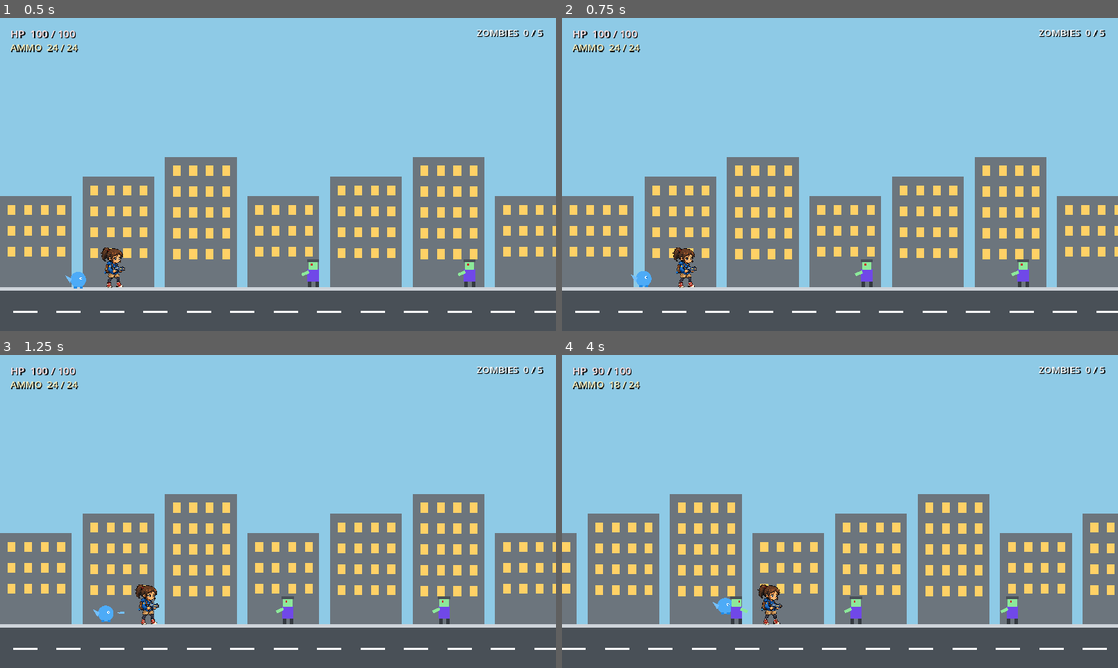
Above: before the commit, frames 1-4 (two rows, left to right).
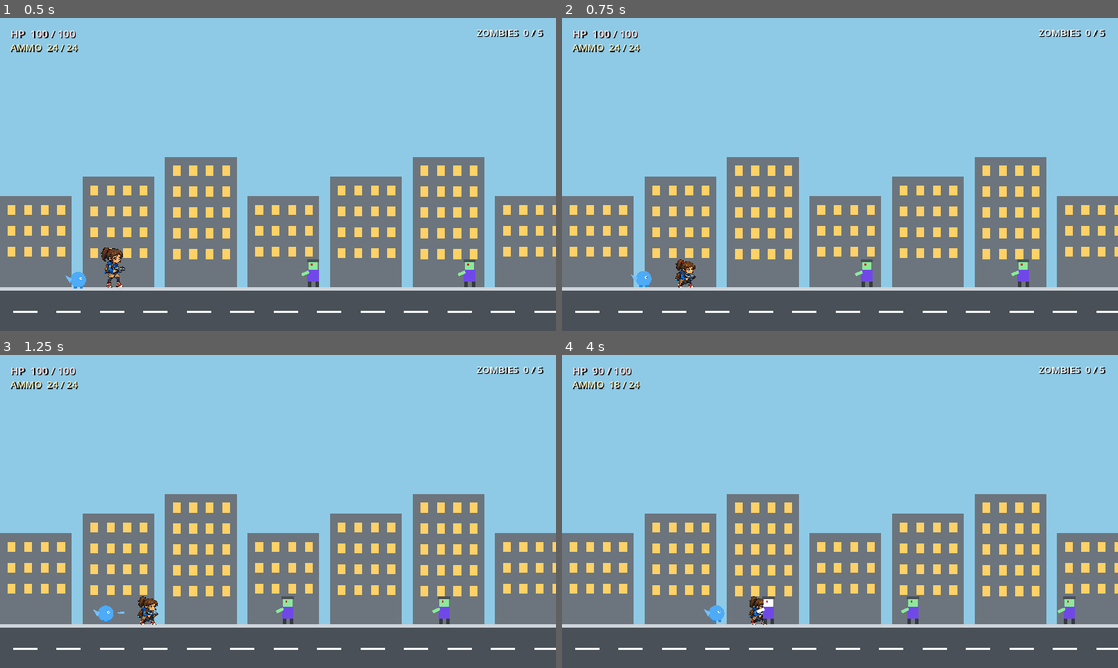
Above: after the commit, the same moments.

Repository: Fishforgithub/pets-vs-zombies
Game: Godot game, scene res://game/main/main.tscn
The game is run twice, just before and just after one commit, with the same random seed, the same clock (stepped at 60 frames per second) and the same inputs.
Inputs (mouse positions are in pixels of both pictures, inside the frame that each line leads up to):
- Up to frame 1 (0.5 s): no input
- Up to frame 2 (0.75 s): tap Enter (restart) at 0.5 s; move the mouse to (962, 158) at 0.52 s; hold D (move_right) from 0.53 s (still down); hold S (crouch) from 0.53 s (still down)
- Up to frame 3 (1.25 s): keep holding D (move_right); keep holding S (crouch); tap Space (jump) at 0.77 s
- Up to frame 4 (4 s): move the mouse to (728, 527) at 1.27 s; release S (crouch) at 1.28 s; tap S (crouch) at 1.35, 2.3, 2.85 s; tap Space (jump) at 1.52, 3.02, 3.77 s; move the mouse to (895, 442) at 2.02 s; release D (move_right) at 2.03 s; press the mouse at (895, 442) at 2.03 s; hold A (move_left) 2.03-2.78 s; move the mouse to (812, 574) at 2.77 s; release the mouse at (812, 574) at 2.78 s; hold D (move_right) from 2.78 s (still down); move the mouse to (1006, 558) at 3.52 s; hold S (crouch) from 3.53 s (still down)

Frame 1 is identical in both runs. In frame 2, 0.4% of the frame differs, in the area x 19-25%, y 73-87%; in frame 3, 0.4%; in frame 4, 22%, in the area x 0-100%, y 44-95%.

Commit message:
Add girl crouch animation and collision

Diff:
--- a/game/player/player.gd
+++ b/game/player/player.gd
@@ -22,6 +22,8 @@
 var is_dead: bool = false
 
 @onready var character_sprite: AnimatedSprite2D = $CharacterSprite
+@onready var standing_collision_shape: CollisionShape2D = $StandingCollisionShape
+@onready var crouch_collision_shape: CollisionShape2D = $CrouchCollisionShape
 
 func _ready() -> void:
 	health = max_health
@@ -39,7 +41,7 @@
 		velocity.y += gravity * delta
 
 	var axis := Input.get_axis("move_left", "move_right")
-	is_crouching = Input.is_action_pressed("crouch") and is_on_floor()
+	_update_crouch_state(Input.is_action_pressed("crouch") and is_on_floor())
 	velocity.x = axis * (move_speed * 0.45 if is_crouching else move_speed)
 
 	if Input.is_action_just_pressed("jump") and is_on_floor() and not is_crouching:
@@ -67,10 +69,32 @@
 		character_sprite.pause()
 	elif not is_on_floor():
 		character_sprite.play(&"jump" if velocity.y < 0.0 else &"fall")
-	elif is_on_floor() and absf(move_axis) > 0.05 and not is_crouching:
+	elif is_crouching:
+		character_sprite.play(&"crouch")
+	elif absf(move_axis) > 0.05:
 		character_sprite.play(&"run")
 	else:
 		character_sprite.play(&"idle")
+
+func _update_crouch_state(wants_crouch: bool) -> void:
+	if wants_crouch == is_crouching:
+		return
+	if is_crouching and not wants_crouch and not _has_standing_clearance():
+		return
+
+	is_crouching = wants_crouch
+	standing_collision_shape.disabled = is_crouching
+	crouch_collision_shape.disabled = not is_crouching
+
+func _has_standing_clearance() -> bool:
+	var query := PhysicsShapeQueryParameters2D.new()
+	query.shape = standing_collision_shape.shape
+	query.transform = standing_collision_shape.global_transform
+	query.collision_mask = collision_mask
+	query.exclude = [get_rid()]
+	query.collide_with_areas = false
+	query.collide_with_bodies = true
+	return get_world_2d().direct_space_state.intersect_shape(query, 1).is_empty()
 
 func _try_fire() -> void:
 	if fire_cooldown > 0.0:
--- a/game/player/player.tscn
+++ b/game/player/player.tscn
@@ -1,13 +1,18 @@
-[gd_scene load_steps=15 format=3]
+[gd_scene load_steps=17 format=3]
 
 [ext_resource type="Script" path="res://game/player/player.gd" id="1"]
 [ext_resource type="Texture2D" path="res://assets/characters/girl/girl_idle.png" id="2"]
 [ext_resource type="Texture2D" path="res://assets/characters/girl/girl_run_sheet.png" id="3"]
 [ext_resource type="Texture2D" path="res://assets/characters/girl/girl_air_sheet.png" id="4"]
+[ext_resource type="Texture2D" path="res://assets/characters/girl/girl_crouch.png" id="5"]
 
 [sub_resource type="CapsuleShape2D" id="1"]
 radius = 11.0
 height = 54.0
+
+[sub_resource type="CapsuleShape2D" id="11"]
+radius = 11.0
+height = 34.0
 
 [sub_resource type="AtlasTexture" id="2"]
 atlas = ExtResource("3")
@@ -43,6 +48,14 @@
 
 [sub_resource type="SpriteFrames" id="8"]
 animations = [{
+"frames": [{
+"duration": 1.0,
+"texture": ExtResource("5")
+}],
+"loop": true,
+"name": &"crouch",
+"speed": 1.0
+}, {
 "frames": [{
 "duration": 1.0,
 "texture": SubResource("10")
@@ -96,9 +109,14 @@
 collision_mask = 5
 script = ExtResource("1")
 
-[node name="CollisionShape2D" type="CollisionShape2D" parent="."]
+[node name="StandingCollisionShape" type="CollisionShape2D" parent="."]
 position = Vector2(0, -27)
 shape = SubResource("1")
+
+[node name="CrouchCollisionShape" type="CollisionShape2D" parent="."]
+position = Vector2(0, -17)
+shape = SubResource("11")
+disabled = true
 
 [node name="CharacterSprite" type="AnimatedSprite2D" parent="."]
 position = Vector2(2, -44)
--- /dev/null
+++ b/tests/player-crouch.gd
@@ -0,0 +1,83 @@
+extends SceneTree
+
+var failures: Array[String] = []
+
+func _init() -> void:
+	call_deferred("_run")
+
+func _run() -> void:
+	var packed_scene := load("res://game/player/player.tscn") as PackedScene
+	_check(packed_scene != null, "Player scene loads")
+	if packed_scene == null:
+		_finish()
+		return
+
+	var player := packed_scene.instantiate() as PlayerGirl
+	root.add_child(player)
+	await process_frame
+
+	var frames := player.character_sprite.sprite_frames
+	_check(frames.has_animation(&"crouch"), "Crouch animation exists")
+	_check(frames.get_frame_count(&"crouch") == 1, "Crouch animation has one frame")
+	var crouch_texture := frames.get_frame_texture(&"crouch", 0)
+	_check(crouch_texture != null, "Crouch texture loads")
+	if crouch_texture != null:
+		_check(crouch_texture.get_size() == Vector2(256.0, 256.0), "Crouch texture is 256x256")
+	var crouch_image := crouch_texture.get_image() if crouch_texture != null else Image.new()
+	_check(crouch_image.get_used_rect().end.y == 230, "Crouch art uses the standard feet baseline")
+
+	var standing_shape := player.standing_collision_shape.shape as CapsuleShape2D
+	var crouch_shape := player.crouch_collision_shape.shape as CapsuleShape2D
+	_check(standing_shape != null and crouch_shape != null, "Both collision shapes load")
+	if standing_shape != null and crouch_shape != null:
+		_check(crouch_shape.height < standing_shape.height, "Crouch collision is shorter")
+		_check(
+			is_equal_approx(
+				player.standing_collision_shape.position.y + standing_shape.height * 0.5,
+				player.crouch_collision_shape.position.y + crouch_shape.height * 0.5
+			),
+			"Collision shapes share a feet baseline"
+		)
+
+	player._update_crouch_state(true)
+	_check(player.is_crouching, "Player enters crouch")
+	_check(player.standing_collision_shape.disabled, "Standing collision disables while crouched")
+	_check(not player.crouch_collision_shape.disabled, "Crouch collision enables while crouched")
+
+	var ceiling := StaticBody2D.new()
+	var ceiling_collision := CollisionShape2D.new()
+	var ceiling_shape := RectangleShape2D.new()
+	ceiling_shape.size = Vector2(100.0, 8.0)
+	ceiling_collision.shape = ceiling_shape
+	ceiling.add_child(ceiling_collision)
+	ceiling.position = Vector2(0.0, -42.0)
+	root.add_child(ceiling)
+	await physics_frame
+
+	player._update_crouch_state(false)
+	_check(player.is_crouching, "Player stays crouched below an obstruction")
+
+	ceiling.queue_free()
+	await physics_frame
+	player._update_crouch_state(false)
+	_check(not player.is_crouching, "Player stands after obstruction clears")
+	_check(not player.standing_collision_shape.disabled, "Standing collision re-enables")
+	_check(player.crouch_collision_shape.disabled, "Crouch collision disables after standing")
+
+	player.queue_free()
+	_finish()
+
+func _check(condition: bool, message: String) -> void:
+	if condition:
+		print("PASS: ", message)
+	else:
+		failures.append(message)
+		push_error("FAIL: " + message)
+
+func _finish() -> void:
+	if failures.is_empty():
+		print("Player crouch checks passed.")
+		quit(0)
+	else:
+		printerr("Player crouch checks failed: ", ", ".join(failures))
+		quit(1)
Binary file changed: assets/characters/girl/girl_crouch.png
Not shown, changed: docs/ASSET_MIGRATION.md
